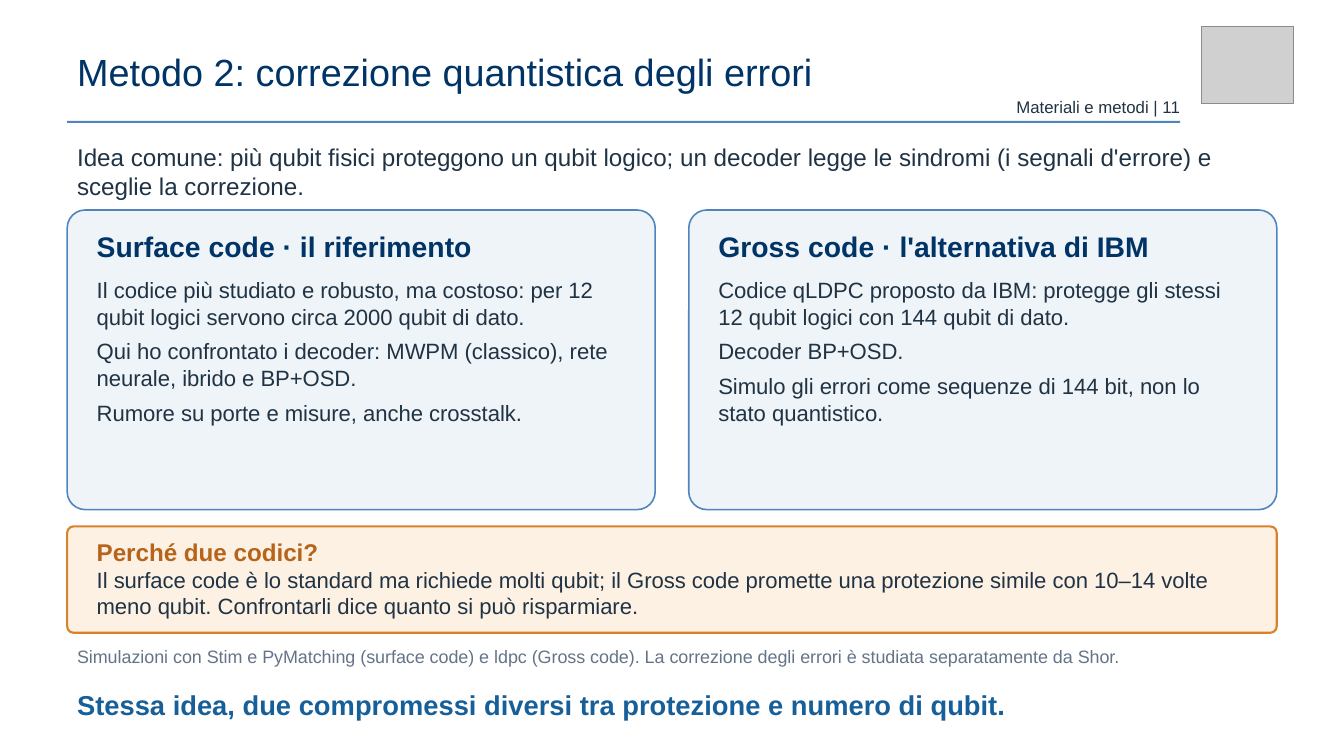
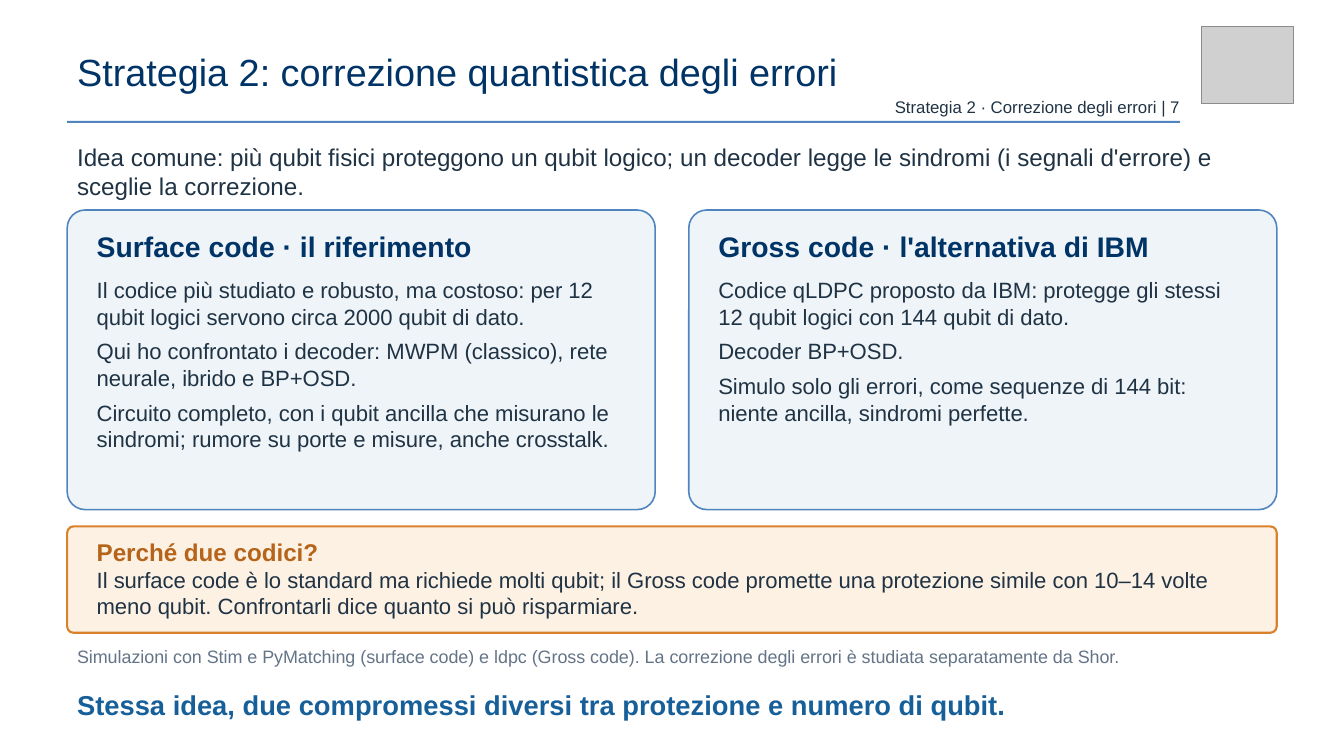
Before and after one commit to claudio-dragotta/shor-nisq-qec-thesis, a slide deck: slide 7 of presentazione/Dragotta Claudio - VERSIONE AGGIORNATA.pptx (slide 11 before the commit). Drawn at 1344x756 pixels with LibreOffice and Linux fonts; fonts in the diff are those of the drawing; grey boxes stand for pictures. Boxes give left, top, right and bottom in pixels: in the first picture for what was removed or moved away, otherwise in the second. Text is boxed around its words. In the diff, an @@ line names an element or a change of style, - is before the commit and + after.

```diff
--- a/presentazione/Dragotta Claudio - VERSIONE AGGIORNATA.pptx
+++ b/presentazione/Dragotta Claudio - VERSIONE AGGIORNATA.pptx
@@ text at (77, 58, 837, 94): text changed @@
-Metodo 2: correzione quantistica degli errori
+Strategia 2: correzione quantistica degli errori
@@ text at (895, 101, 1179, 117): text changed @@
-Materiali e metodi | 11
+Strategia 2 · Correzione degli errori | 7
@@ text at (718, 378, 1186, 426): text changed @@
-Simulo gli errori come sequenze di 144 bit, non lo stato quantistico.
+Simulo solo gli errori, come sequenze di 144 bit: niente ancilla, sindromi perfette.
@@ text at (97, 405, 609, 452): text changed @@
-Rumore su porte e misure, anche crosstalk.
+Circuito completo, con i qubit ancilla che misurano le sindromi; rumore su porte e misure, anche crosstalk.
```
Also in this commit, not shown: 12 other slides changed, 7 slides removed, 29 other files.
